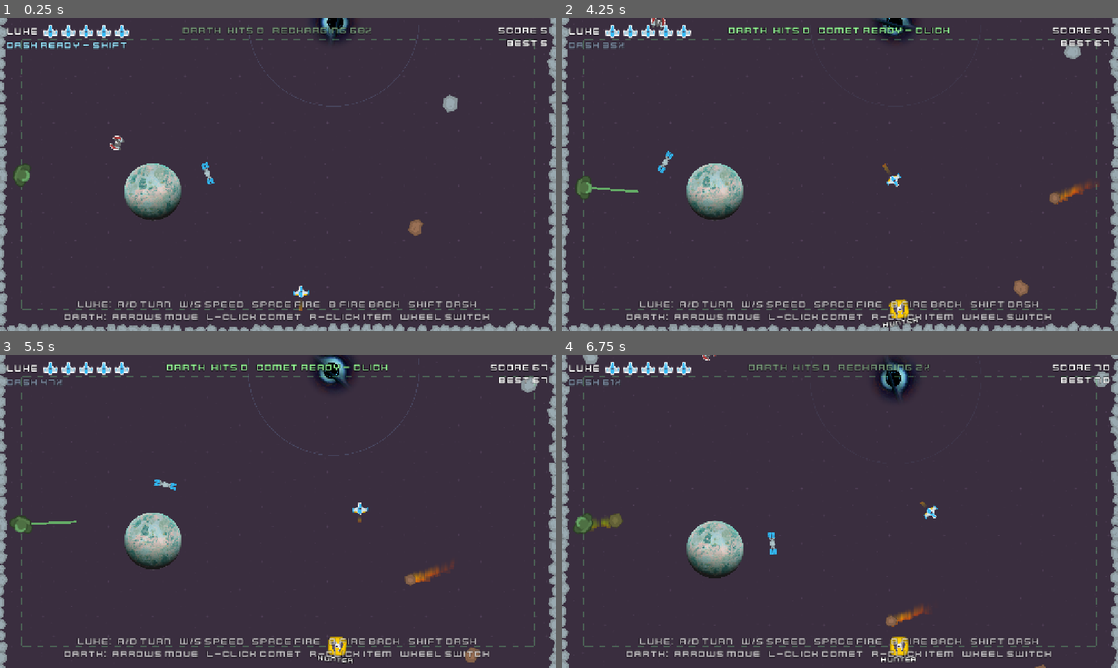
Above: before the commit, frames 1-4 (two rows, left to right).
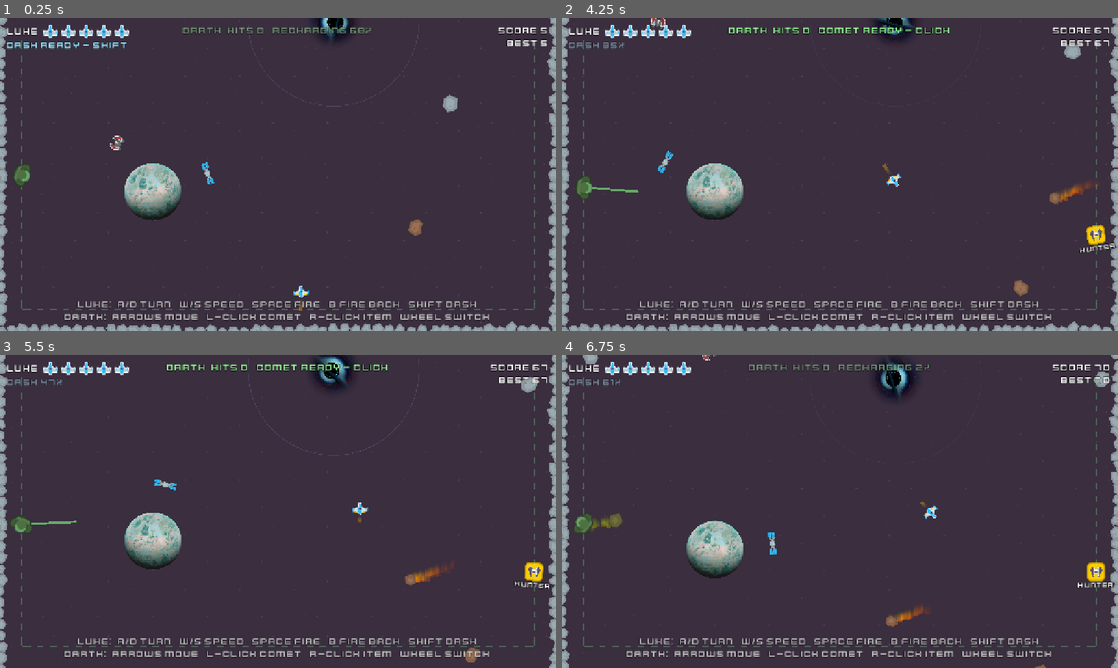
Above: after the commit, the same moments.

Repository: pricezhang42/star-fight
Game: Godot game, scene res://scenes/main.tscn
Same seed, same stepped clock (60 frames per second), same inputs: the game is played once before the commit and once after it.
Inputs (mouse positions are in pixels of both pictures, inside the frame that each line leads up to):
- Up to frame 1 (0.25 s): no input
- Up to frame 2 (4.25 s): tap Enter (restart) at 0.5 s; move the mouse to (962, 158) at 0.52 s; hold D (turn_right) 0.53-1.28 s; tap Shift (dash) at 0.6, 1.35, 2.3, 3.05, 3.8 s; move the mouse to (728, 190) at 1.27 s; hold S (brake) 1.28-2.03 s; move the mouse to (895, 105) at 2.02 s; hold D (turn_right) 2.03-2.78 s; hold Space (fire) 2.03-2.78 s; move the mouse to (812, 237) at 2.77 s; hold W (thrust) 2.78-3.53 s; tap Down (p2_down) at 2.85 s; move the mouse to (1006, 221) at 3.52 s; hold A (turn_left) from 3.53 s (still down); tap Left (p2_left) at 3.6 s
- Up to frame 3 (5.5 s): move the mouse to (111, 464) at 4.27 s; tap Mouse wheel down (p2_next) at 4.35 s; tap Shift (dash) at 4.55, 5.3 s; move the mouse to (305, 511) at 5.02 s; release A (turn_left) at 5.03 s; hold S (brake) from 5.03 s (still down); tap Mouse wheel up (p2_prev) at 5.1 s
- Up to frame 4 (6.75 s): move the mouse to (756, 433) at 5.77 s; release S (brake) at 5.78 s; hold D (turn_right) 5.78-6.53 s; tap Right (p2_right) at 5.85 s; tap Shift (dash) at 6.05 s; move the mouse to (962, 495) at 6.52 s; hold W (thrust) from 6.53 s (still down); click (962, 495) at 6.6 s

The runs differ from the first frame. In frame 1, 0.2% of the frame differs, in the area x 4-96%, y 6-8%; in frame 2, 0.7%; in frame 3, 0.7%; in frame 4, 0.7%, in the area x 4-100%, y 6-99%.

Commit message:
Darth's track is a U: left, bottom and right edges only
The top edge is gone; the two top corners are dead ends. Track position
now runs from the top of the left edge, down, along the bottom and up the
right edge. Crates only appear on the U, and the dashed outline draws the
three remaining sides.

Diff:
--- a/scripts/alien_astronaut.gd
+++ b/scripts/alien_astronaut.gd
@@ -50,7 +50,11 @@
 
 var hits := 0
 ## Position along the track, 0..1 (clockwise from the top-left corner).
-var track_pos := -1.0 ## set on the first frame to the middle of the left edge
+## Position along the U-shaped track, 0..1: from the top of the left edge,
+## down, along the bottom, and up the right edge. There is no top edge, so
+## the two top corners are dead ends. Set on the first frame to the middle of
+## the left edge.
+var track_pos := -1.0
 var _cooldown := 1.5
 var _track_local := Rect2()
 var items: Array[int] = []
@@ -68,9 +72,7 @@
 	_hit_grace = maxf(0.0, _hit_grace - delta)
 	var rect := _track_rect()
 	if track_pos < 0.0:
-		var w := rect.size.x
-		var h := rect.size.y
-		track_pos = (2.0 * w + 1.5 * h) / (2.0 * (w + h))
+		track_pos = 0.5 * rect.size.y / _track_length(rect)
 	var input := Input.get_vector("p2_left", "p2_right", "p2_up", "p2_down")
 	if input.length() > 0.1:
 		_step_along_track(rect, input, speed * delta)
@@ -115,14 +117,18 @@
 
 
 func _update_crates(rect: Rect2, delta: float) -> void:
-	var perimeter := 2.0 * (rect.size.x + rect.size.y)
+	var perimeter := _track_length(rect)
 	# Spawn.
 	_item_timer -= delta
 	if _item_timer <= 0.0:
 		_item_timer = randf_range(crate_interval.x, crate_interval.y)
 		if _crates.size() < max_crates:
 			# Somewhere Darth has to travel to: at least 15% of the track away.
-			var t := wrapf(track_pos + randf_range(0.15, 0.85), 0.0, 1.0)
+			var t := randf()
+			for attempt in 10:
+				if absf(t - track_pos) >= 0.15:
+					break
+				t = randf()
 			# The crate's item is decided now and shown on it.
 			var item := randi() % Item.size()
 			var spr := Sprite2D.new()
@@ -159,8 +165,7 @@
 		spr.global_position = _point_on(rect, c.t)
 		spr.rotation = sin(c.life * 3.0) * 0.15
 		spr.visible = c.life > 2.0 or fmod(c.life, 0.3) > 0.12
-		var gap := absf(c.t - track_pos)
-		gap = minf(gap, 1.0 - gap) * perimeter
+		var gap := absf(c.t - track_pos) * perimeter
 		if gap < pickup_distance and items.size() < max_items:
 			items.append(c.item)
 			Fx.sound(get_tree().current_scene, PICKUP_SOUND, -6.0)
@@ -251,15 +256,18 @@
 
 ## Move along the track in whichever direction best matches the arrow keys.
 ## Pressing "along" an edge moves along it; at a corner, pressing toward the
-## next edge turns onto it.
+## next edge (or the way you were going) turns onto it. The two top ends of
+## the U are dead ends.
 func _step_along_track(rect: Rect2, input: Vector2, dist: float) -> void:
-	var perimeter := 2.0 * (rect.size.x + rect.size.y)
-	var step := dist / perimeter
+	var total := _track_length(rect)
+	var step := dist / total
 	var here := _point_on(rect, track_pos)
 	var best := 0.0
 	var best_score := 0.3 # needs to point at least roughly the right way
 	for dir in [1.0, -1.0]:
-		var ahead := _point_on(rect, wrapf(track_pos + dir * 0.002, 0.0, 1.0))
+		var ahead := _point_on(rect, clampf(track_pos + dir * 0.002, 0.0, 1.0))
+		if ahead.is_equal_approx(here):
+			continue # at a dead end
 		var score := (ahead - here).normalized().dot(input.normalized())
 		if score > best_score:
 			best_score = score
@@ -268,7 +276,12 @@
 		# At a corner, pressing the way you were going (e.g. left at the
 		# bottom-left corner) carries on round the corner onto the next edge.
 		for dir in [1.0, -1.0]:
-			var behind := _point_on(rect, wrapf(track_pos - dir * 0.002, 0.0, 1.0))
+			var behind := _point_on(rect, clampf(track_pos - dir * 0.002, 0.0, 1.0))
+			if behind.is_equal_approx(here):
+				continue
+			var ahead := _point_on(rect, clampf(track_pos + dir * 0.002, 0.0, 1.0))
+			if ahead.is_equal_approx(here):
+				continue
 			var score := (here - behind).normalized().dot(input.normalized())
 			if score > best_score:
 				best_score = score
@@ -277,8 +290,7 @@
 		return
 	# Stop exactly at a corner instead of overshooting onto the next edge,
 	# so the player can choose which way to turn there.
-	var w := rect.size.x
-	var corners := [0.0, w / perimeter, 0.5, 0.5 + w / perimeter, 1.0]
+	var corners := [rect.size.y / total, (rect.size.y + rect.size.x) / total]
 	var target := track_pos + best * step
 	if best > 0.0:
 		for k in corners:
@@ -291,31 +303,37 @@
 			if track_pos > k + 0.00001 and target <= k:
 				target = k
 				break
-	track_pos = wrapf(target, 0.0, 1.0)
-
-
-## Point at fraction t (0..1) of the way round the rectangle, clockwise from
-## the top-left corner.
+	track_pos = clampf(target, 0.0, 1.0)
+
+
+## Length of the U: left edge + bottom + right edge.
+func _track_length(rect: Rect2) -> float:
+	return 2.0 * rect.size.y + rect.size.x
+
+
+## Point at fraction t (0..1) along the U: down the left edge from the top,
+## along the bottom, then up the right edge.
 func _point_on(rect: Rect2, t: float) -> Vector2:
 	var w := rect.size.x
 	var h := rect.size.y
-	var d := t * 2.0 * (w + h)
-	if d < w:
-		return rect.position + Vector2(d, 0)
-	d -= w
+	var d := clampf(t, 0.0, 1.0) * _track_length(rect)
 	if d < h:
-		return rect.position + Vector2(w, d)
+		return rect.position + Vector2(0, d)
 	d -= h
 	if d < w:
-		return rect.position + Vector2(w - d, h)
+		return rect.position + Vector2(d, h)
 	d -= w
-	return rect.position + Vector2(0, h - d)
+	return rect.position + Vector2(w, h - d)
 
 
 func _draw() -> void:
-	# Faint dashed outline of the track.
+	# Faint dashed outline of the track: left, bottom and right (no top).
 	var r := _track_local
 	var c := Color(0.5, 1.0, 0.6, 0.25)
-	var corners := [r.position, Vector2(r.end.x, r.position.y), r.end, Vector2(r.position.x, r.end.y)]
-	for i in 4:
-		draw_dashed_line(corners[i], corners[(i + 1) % 4], c, 6.0, 30.0)
+	var tl := r.position
+	var bl := Vector2(r.position.x, r.end.y)
+	var br := r.end
+	var tr := Vector2(r.end.x, r.position.y)
+	draw_dashed_line(tl, bl, c, 6.0, 30.0)
+	draw_dashed_line(bl, br, c, 6.0, 30.0)
+	draw_dashed_line(br, tr, c, 6.0, 30.0)
